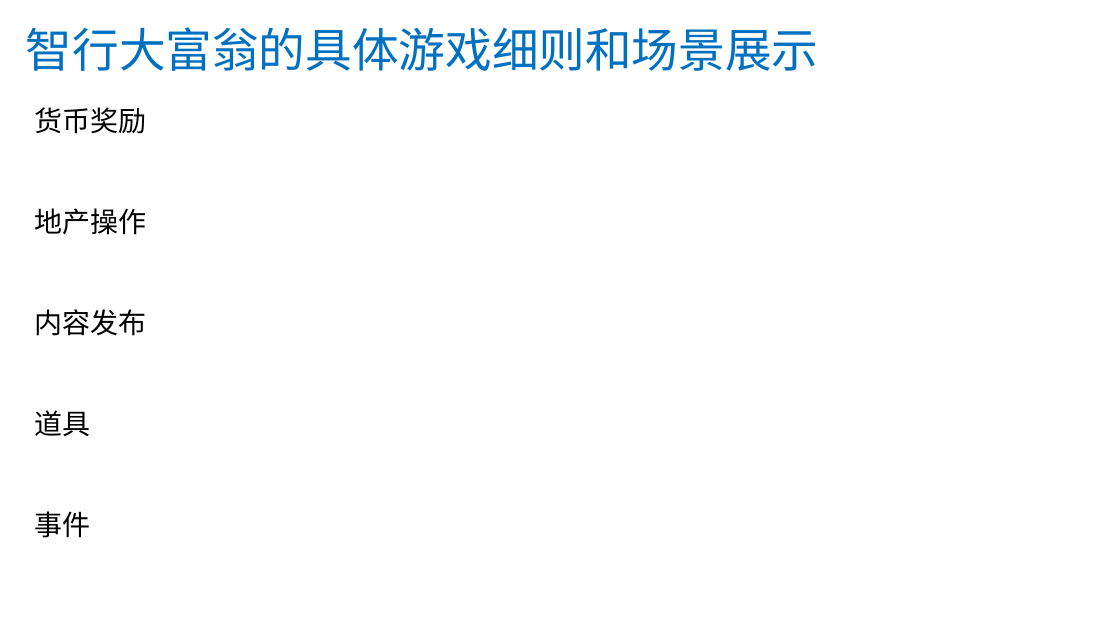
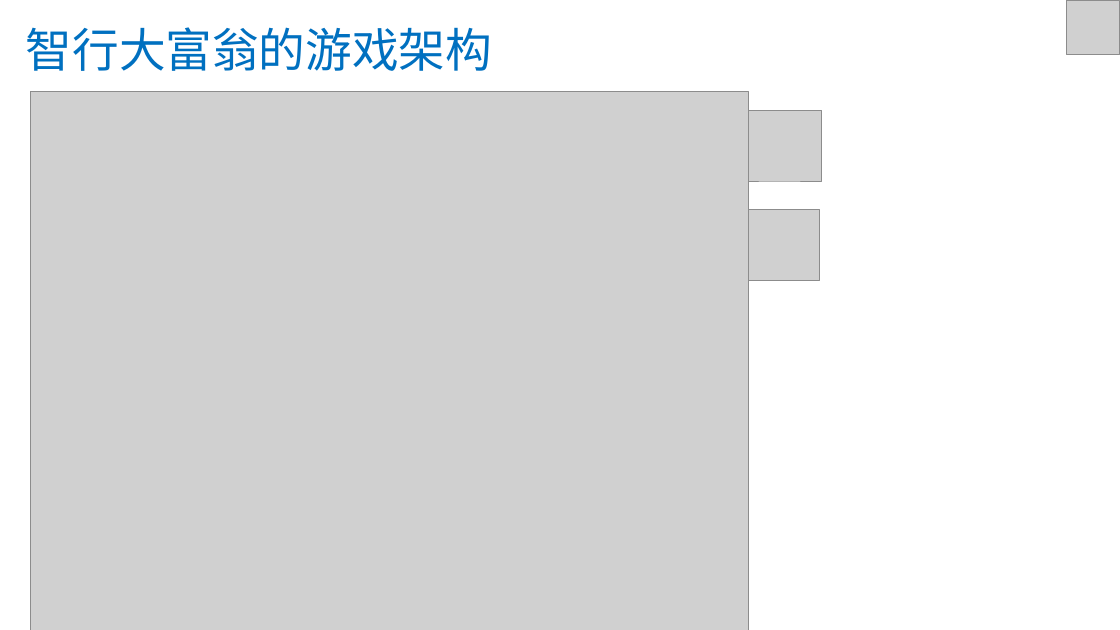
Before and after one commit to 70659361/VMonopoly, a slide deck: slide 4 of XMonopoly.pptx (slide 11 before the commit). Drawn at 1120x630 pixels with LibreOffice and Linux fonts; fonts in the diff are those of the drawing; grey boxes stand for pictures. Boxes give left, top, right and bottom in pixels: in the first picture for what was removed or moved away, otherwise in the second. Text is boxed around its words. In the diff, an @@ line names an element or a change of style, - is before the commit and + after.

```diff
--- a/XMonopoly.pptx
+++ b/XMonopoly.pptx
@@ text at bbox=[26, 27, 492, 71]: text changed @@
-智行大富翁的具体游戏细则和场景展示
+智行大富翁的游戏架构
@@ picture added at bbox=[1067, 0, 1120, 55] @@
@@ picture added at bbox=[31, 92, 749, 630] @@
@@ text removed at bbox=[35, 107, 147, 538] @@
-货币奖励
-地产操作
-内容发布
-道具
-事件
@@ picture added at bbox=[738, 110, 822, 181] @@
@@ picture added at bbox=[736, 209, 820, 280] @@
```
Also in this commit, not shown: 9 other slides changed.
